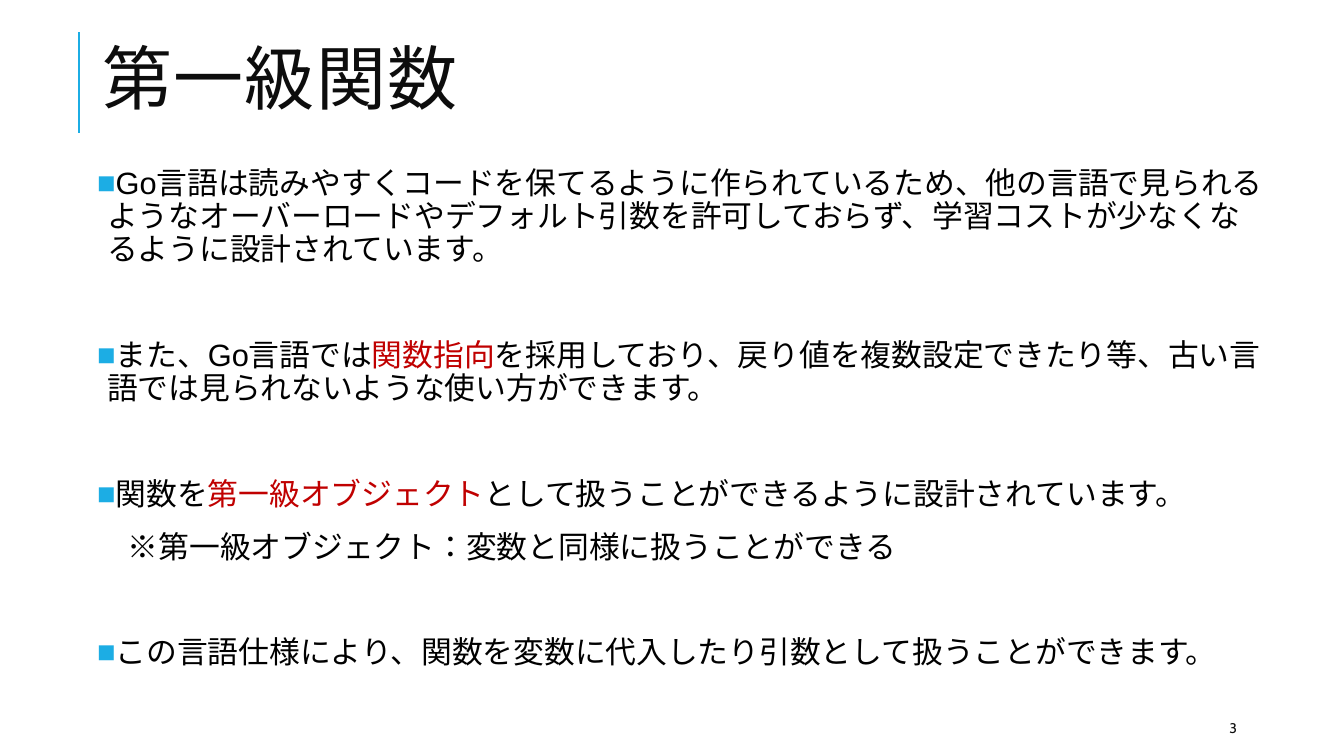
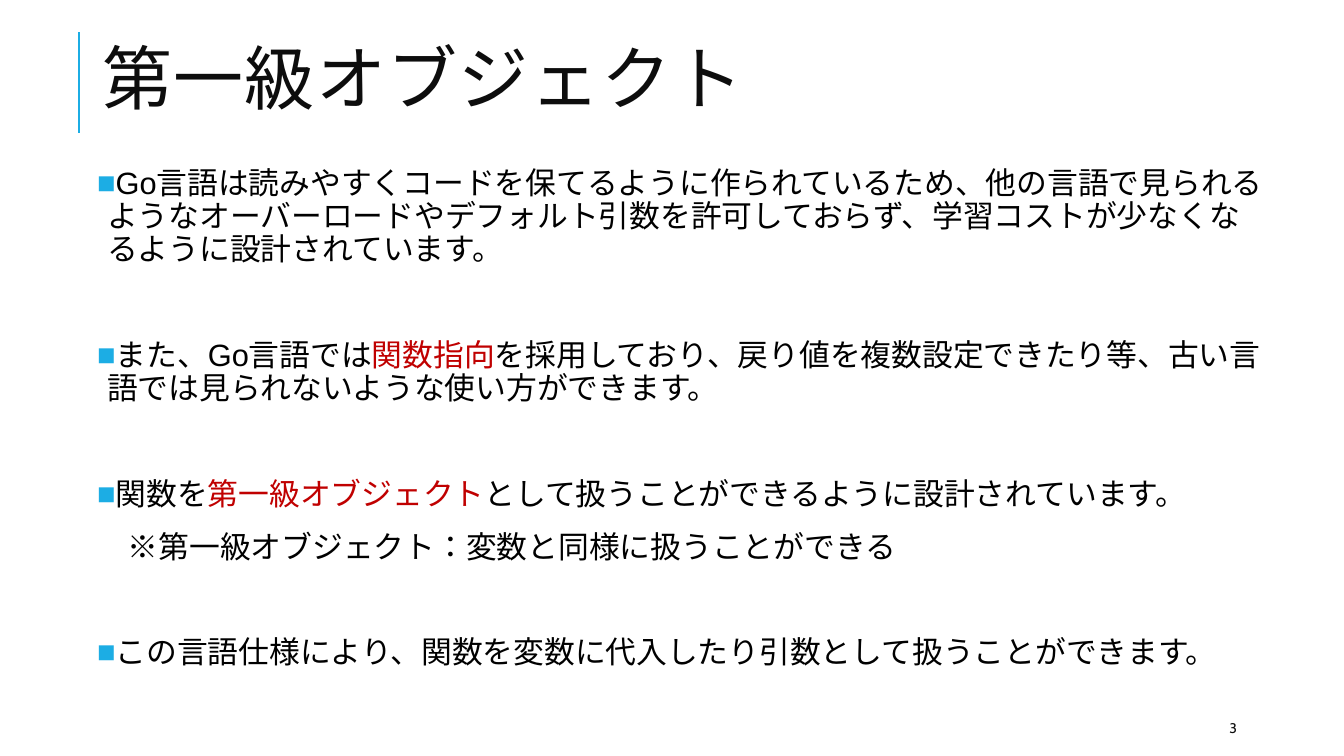
Before and after one commit to adattyan/server-programming, a slide deck: slide 3 of k03/Go言語の関数と構造体.pptx. Drawn at 1344x756 pixels with LibreOffice and Linux fonts; fonts in the diff are those of the drawing. Boxes give left, top, right and bottom in pixels: in the first picture for what was removed or moved away, otherwise in the second. Text is boxed around its words. In the diff, an @@ line names an element or a change of style, - is before the commit and + after.

```diff
--- a/k03/Go言語の関数と構造体.pptx
+++ b/k03/Go言語の関数と構造体.pptx
@@ title at bbox=[102, 44, 743, 110]: text changed @@
-第一級関数
+第一級オブジェクト
```
Also in this commit, not shown: 1 other slide changed, 6 other files.
